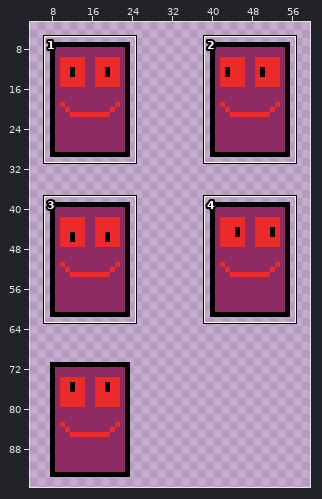
A sprite sheet gets an edit: Assets/Sprites/PurpleGhostPhone.png. Above: a wide view before the commit, with the close-up outlined.
Close-up. Old version:
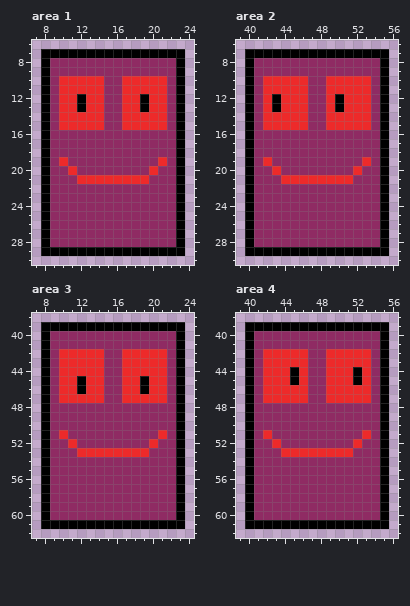
The file is 64x96 pixels. Shown: area 1: x 7..24, y 6..30; area 2: x 39..56, y 6..30; area 3: x 7..24, y 38..62; area 4: x 39..56, y 38..62. The wide view leaves out empty margins. The commit also changed other parts of the picture, which this record leaves out.
After the commit:
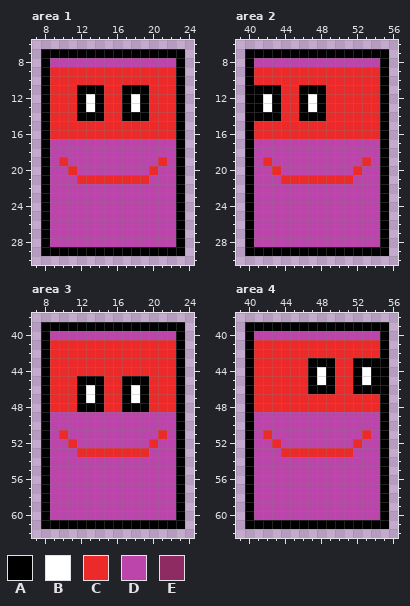
Palette (. is transparent): A #000000  B #ffffff  C #ed2a2a  D #bb45aa  E #8f2b63
What changed:
--- area 1
@@ x 7..24 @@
  7 .AAAAAAAAAAAAAAAA.
- 8 .AEEEEEEEEEEEEEEA.
- 9 .AEEEEEEEEEEEEEEA.
-10 .AECCCCCEECCCCCEA.
-11 .AECCCCCEECCCCCEA.
-12 .AECCACCEECCACCEA.
-13 .AECCACCEECCACCEA.
-14 .AECCCCCEECCCCCEA.
-15 .AECCCCCEECCCCCEA.
-16 .AEEEEEEEEEEEEEEA.
-17 .AEEEEEEEEEEEEEEA.
-18 .AEEEEEEEEEEEEEEA.
-19 .AECEEEEEEEEEECEA.
-20 .AEECEEEEEEEECEEA.
-21 .AEEECCCCCCCCEEEA.
-22 .AEEEEEEEEEEEEEEA.
-23 .AEEEEEEEEEEEEEEA.
-24 .AEEEEEEEEEEEEEEA.
-25 .AEEEEEEEEEEEEEEA.
-26 .AEEEEEEEEEEEEEEA.
-27 .AEEEEEEEEEEEEEEA.
-28 .AEEEEEEEEEEEEEEA.
+ 8 .ADDDDDDDDDDDDDDA.
+ 9 .ACCCCCCCCCCCCCCA.
+10 .ACCCCCCCCCCCCCCA.
+11 .ACCCAAACCAAACCCA.
+12 .ACCCABACCABACCCA.
+13 .ACCCABACCABACCCA.
+14 .ACCCAAACCAAACCCA.
+15 .ACCCCCCCCCCCCCCA.
+16 .ACCCCCCCCCCCCCCA.
+17 .ADDDDDDDDDDDDDDA.
+18 .ADDDDDDDDDDDDDDA.
+19 .ADCDDDDDDDDDDCDA.
+20 .ADDCDDDDDDDDCDDA.
+21 .ADDDCCCCCCCCDDDA.
+22 .ADDDDDDDDDDDDDDA.
+23 .ADDDDDDDDDDDDDDA.
+24 .ADDDDDDDDDDDDDDA.
+25 .ADDDDDDDDDDDDDDA.
+26 .ADDDDDDDDDDDDDDA.
+27 .ADDDDDDDDDDDDDDA.
+28 .ADDDDDDDDDDDDDDA.
 29 .AAAAAAAAAAAAAAAA.
--- area 2
@@ x 39..56 @@
  7 .AAAAAAAAAAAAAAAA.
- 8 .AEEEEEEEEEEEEEEA.
- 9 .AEEEEEEEEEEEEEEA.
-10 .AECCCCCEECCCCCEA.
-11 .AECCCCCEECCCCCEA.
-12 .AECACCCEECACCCEA.
-13 .AECACCCEECACCCEA.
-14 .AECCCCCEECCCCCEA.
-15 .AECCCCCEECCCCCEA.
-16 .AEEEEEEEEEEEEEEA.
-17 .AEEEEEEEEEEEEEEA.
-18 .AEEEEEEEEEEEEEEA.
-19 .AECEEEEEEEEEECEA.
-20 .AEECEEEEEEEECEEA.
-21 .AEEECCCCCCCCEEEA.
-22 .AEEEEEEEEEEEEEEA.
-23 .AEEEEEEEEEEEEEEA.
-24 .AEEEEEEEEEEEEEEA.
-25 .AEEEEEEEEEEEEEEA.
-26 .AEEEEEEEEEEEEEEA.
-27 .AEEEEEEEEEEEEEEA.
-28 .AEEEEEEEEEEEEEEA.
+ 8 .ADDDDDDDDDDDDDDA.
+ 9 .ACCCCCCCCCCCCCCA.
+10 .ACCCCCCCCCCCCCCA.
+11 .AAAACCAAACCCCCCA.
+12 .AABACCABACCCCCCA.
+13 .AABACCABACCCCCCA.
+14 .AAAACCAAACCCCCCA.
+15 .ACCCCCCCCCCCCCCA.
+16 .ACCCCCCCCCCCCCCA.
+17 .ADDDDDDDDDDDDDDA.
+18 .ADDDDDDDDDDDDDDA.
+19 .ADCDDDDDDDDDDCDA.
+20 .ADDCDDDDDDDDCDDA.
+21 .ADDDCCCCCCCCDDDA.
+22 .ADDDDDDDDDDDDDDA.
+23 .ADDDDDDDDDDDDDDA.
+24 .ADDDDDDDDDDDDDDA.
+25 .ADDDDDDDDDDDDDDA.
+26 .ADDDDDDDDDDDDDDA.
+27 .ADDDDDDDDDDDDDDA.
+28 .ADDDDDDDDDDDDDDA.
 29 .AAAAAAAAAAAAAAAA.
--- area 3
@@ x 7..24 @@
 39 .AAAAAAAAAAAAAAAA.
-40 .AEEEEEEEEEEEEEEA.
-41 .AEEEEEEEEEEEEEEA.
-42 .AECCCCCEECCCCCEA.
-43 .AECCCCCEECCCCCEA.
-44 .AECCCCCEECCCCCEA.
-45 .AECCACCEECCACCEA.
-46 .AECCACCEECCACCEA.
-47 .AECCCCCEECCCCCEA.
-48 .AEEEEEEEEEEEEEEA.
-49 .AEEEEEEEEEEEEEEA.
-50 .AEEEEEEEEEEEEEEA.
-51 .AECEEEEEEEEEECEA.
-52 .AEECEEEEEEEECEEA.
-53 .AEEECCCCCCCCEEEA.
-54 .AEEEEEEEEEEEEEEA.
-55 .AEEEEEEEEEEEEEEA.
-56 .AEEEEEEEEEEEEEEA.
-57 .AEEEEEEEEEEEEEEA.
-58 .AEEEEEEEEEEEEEEA.
-59 .AEEEEEEEEEEEEEEA.
-60 .AEEEEEEEEEEEEEEA.
+40 .ADDDDDDDDDDDDDDA.
+41 .ACCCCCCCCCCCCCCA.
+42 .ACCCCCCCCCCCCCCA.
+43 .ACCCCCCCCCCCCCCA.
+44 .ACCCCCCCCCCCCCCA.
+45 .ACCCAAACCAAACCCA.
+46 .ACCCABACCABACCCA.
+47 .ACCCABACCABACCCA.
+48 .ACCCAAACCAAACCCA.
+49 .ADDDDDDDDDDDDDDA.
+50 .ADDDDDDDDDDDDDDA.
+51 .ADCDDDDDDDDDDCDA.
+52 .ADDCDDDDDDDDCDDA.
+53 .ADDDCCCCCCCCDDDA.
+54 .ADDDDDDDDDDDDDDA.
+55 .ADDDDDDDDDDDDDDA.
+56 .ADDDDDDDDDDDDDDA.
+57 .ADDDDDDDDDDDDDDA.
+58 .ADDDDDDDDDDDDDDA.
+59 .ADDDDDDDDDDDDDDA.
+60 .ADDDDDDDDDDDDDDA.
 61 .AAAAAAAAAAAAAAAA.
--- area 4
@@ x 39..56 @@
 39 .AAAAAAAAAAAAAAAA.
-40 .AEEEEEEEEEEEEEEA.
-41 .AEEEEEEEEEEEEEEA.
-42 .AECCCCCEECCCCCEA.
-43 .AECCCCCEECCCCCEA.
-44 .AECCCACEECCCACEA.
-45 .AECCCACEECCCACEA.
-46 .AECCCCCEECCCCCEA.
-47 .AECCCCCEECCCCCEA.
-48 .AEEEEEEEEEEEEEEA.
-49 .AEEEEEEEEEEEEEEA.
-50 .AEEEEEEEEEEEEEEA.
-51 .AECEEEEEEEEEECEA.
-52 .AEECEEEEEEEECEEA.
-53 .AEEECCCCCCCCEEEA.
-54 .AEEEEEEEEEEEEEEA.
-55 .AEEEEEEEEEEEEEEA.
-56 .AEEEEEEEEEEEEEEA.
-57 .AEEEEEEEEEEEEEEA.
-58 .AEEEEEEEEEEEEEEA.
-59 .AEEEEEEEEEEEEEEA.
-60 .AEEEEEEEEEEEEEEA.
+40 .ADDDDDDDDDDDDDDA.
+41 .ACCCCCCCCCCCCCCA.
+42 .ACCCCCCCCCCCCCCA.
+43 .ACCCCCCAAACCAAAA.
+44 .ACCCCCCABACCABAA.
+45 .ACCCCCCABACCABAA.
+46 .ACCCCCCAAACCAAAA.
+47 .ACCCCCCCCCCCCCCA.
+48 .ACCCCCCCCCCCCCCA.
+49 .ADDDDDDDDDDDDDDA.
+50 .ADDDDDDDDDDDDDDA.
+51 .ADCDDDDDDDDDDCDA.
+52 .ADDCDDDDDDDDCDDA.
+53 .ADDDCCCCCCCCDDDA.
+54 .ADDDDDDDDDDDDDDA.
+55 .ADDDDDDDDDDDDDDA.
+56 .ADDDDDDDDDDDDDDA.
+57 .ADDDDDDDDDDDDDDA.
+58 .ADDDDDDDDDDDDDDA.
+59 .ADDDDDDDDDDDDDDA.
+60 .ADDDDDDDDDDDDDDA.
 61 .AAAAAAAAAAAAAAAA.
Changed places in both close-ups, as pixel boxes (x1, y1, x2, y2):
changed: (50, 58, 176, 247)
changed: (254, 58, 380, 247)
changed: (50, 331, 176, 520)
changed: (254, 331, 380, 520)
